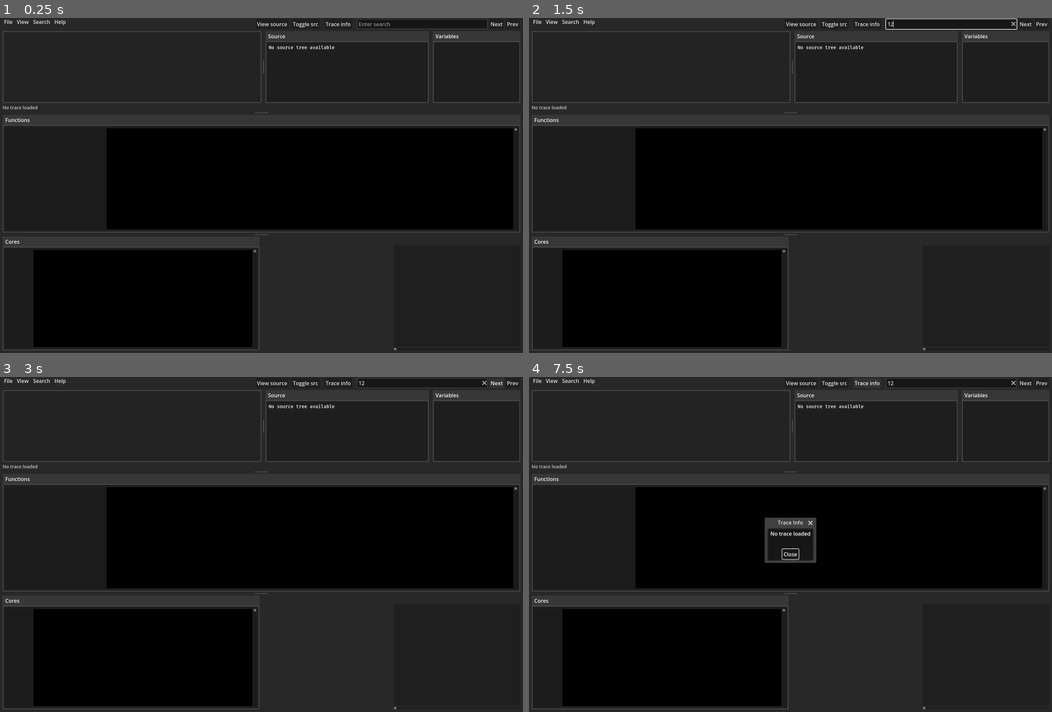
Above: before the commit, frames 1-4 (two rows, left to right).
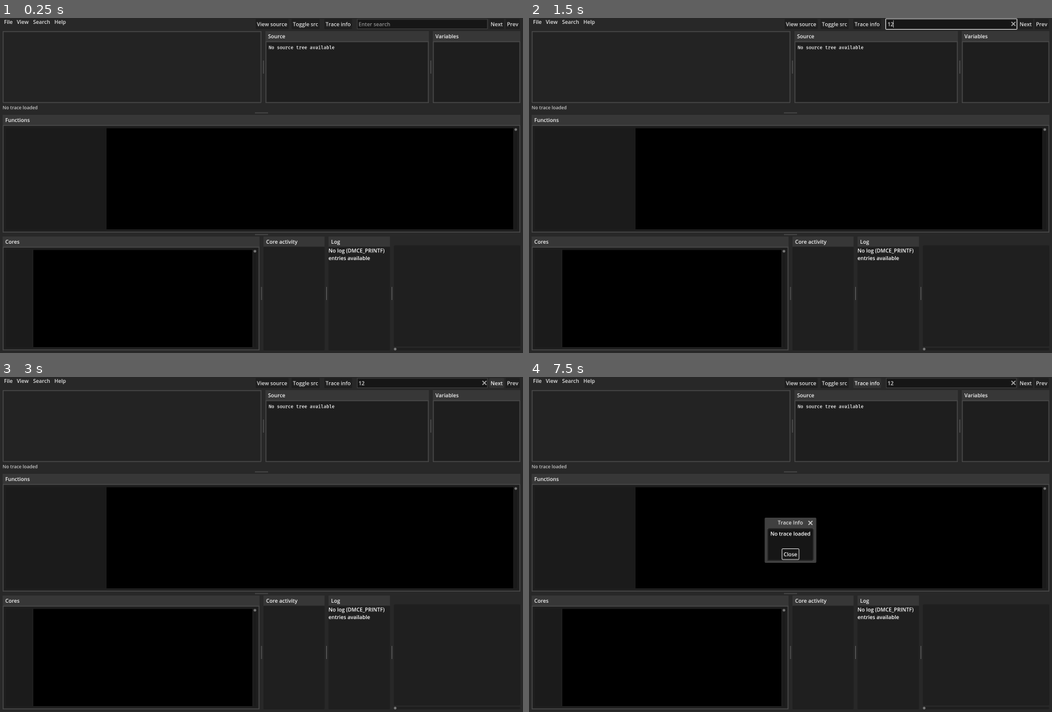
Above: after the commit, the same moments.

Repository: PatrikAAberg/dmce-gui
Game: Godot game, scene res://scene_controller.tscn
Two runs of this game, one before a commit and one after it. Both use one fixed random seed, a clock stepped at 60 frames per second and the inputs below.
Inputs (mouse positions are in pixels of both pictures, inside the frame that each line leads up to):
- Up to frame 1 (0.25 s): no input
- Up to frame 2 (1.5 s): click (748, 336) at 0.52 s; type "Alex" at 0.6 s; click (952, 24) at 0.75 s; type "12" at 0.83 s; click "Next" at 1.25 s
- Up to frame 3 (3 s): click "Next" at 2 s; click "Next" at 2.75 s
- Up to frame 4 (7.5 s): click "Next" at 3.5 s; click "Prev" at 4.25 s; click "Diff prev" at 5 s; click "Diff all" at 5.75 s; click "Prev" at 6.5 s; click "Trace info" at 7.25 s

The runs differ from the first frame. In frame 1, 0.2% of the frame differs, in the area x 49-83%, y 12-85%; in frame 2, 0.2%; in frame 3, 0.2%; in frame 4, 0.2%.
Error before the commit: Invalid access of index '0' on a base object of type: 'Array'. (res://TraceGUI.gd:805)
Error after the commit: Invalid access of index '0' on a base object of type: 'Array'. (res://TraceGUI.gd:821)

Commit message:
trace: Tab for core activity, added log window

Diff:
--- a/dmcetraceGUI/TraceGUI.gd
+++ b/dmcetraceGUI/TraceGUI.gd
@@ -78,6 +78,7 @@
 var FindPrevButton
 var TraceInfoButton
 var ShowSrcButton
+var ShowLogButton
 var re_remove_probe
 var re_get_probenbr
 var TraceViewStart
@@ -110,6 +111,8 @@
 var SrcViewScrollBar
 var SrcPopOutButton
 var HSplitSrcVars
+var LogTabContainer
+var CoreActivityTabContainer
 
 func Activate():
 	Active = true
@@ -671,7 +674,7 @@
 	MovieContainer		= get_node("Background/VSplitTop/VSplitBot/TCMovieHSplitContainer/HistoCoreActivityHSplitContainer/MovieContainer")
 	MovieChart			= get_node("Background/VSplitTop/VSplitBot/TCMovieHSplitContainer/HistoCoreActivityHSplitContainer/MovieContainer/MovieChartContainer/MovieChart")
 	MovieChartContainer	= get_node("Background/VSplitTop/VSplitBot/TCMovieHSplitContainer/HistoCoreActivityHSplitContainer/MovieContainer/MovieChartContainer")
-	CoreActivity		= get_node("Background/VSplitTop/VSplitBot/TCMovieHSplitContainer/HistoCoreActivityHSplitContainer/CoreActivityRichTextLabel")
+	CoreActivity		= get_node("Background/VSplitTop/VSplitBot/TCMovieHSplitContainer/HistoCoreActivityHSplitContainer/LogCoreActivityHSplitContainer/CoreActivityTabContainer/CoreActivityRichTextLabel")
 	MainExtas			= get_node("Background/VSplitTop/VSplitBot/TCMovieHSplitContainer/HistoCoreActivityHSplitContainer")
 	FChart 				= get_node("Background/VSplitTop/VSplitBot/FuncTab/FuncContainer/FuncHBoxContainer/HSplitFNameFChart/FChartPanelTop/FChartPanel/FChart")
 	FMarkers 			= get_node("Background/VSplitTop/VSplitBot/FuncTab/FuncContainer/FuncHBoxContainer/HSplitFNameFChart/FChartPanelTop/FChartPanel/FMarkers")
@@ -698,6 +701,7 @@
 	TraceInfoButton 	= get_node("TraceInfoButton")
 	ShowSrcButton		= get_node("ShowSrcButton")
 	SrcPopOutButton		= get_node("SrcPopOutButton")
+	ShowLogButton		= get_node("ShowLogButton")
 	GenericAcceptDialog	= get_node("GenericAcceptDialog")
 	ShowCurrentTraceInfoDialog = get_node("ShowCurrentTraceInfoDialog")
 	AskForConfirmationDialog = get_node("AskForConfirmationDialog")
@@ -708,6 +712,8 @@
 	LineEditFindAllProbeNumber = get_node("SearchConfirmationDialog/VBoxContainerFindAll/LineEditFindAllProbenumber")
 	TCMovieHSplitContainer = get_node("Background/VSplitTop/VSplitBot/TCMovieHSplitContainer")
 	MainProgressBar = get_node("MainProgressBar")
+	LogTabContainer = get_node("Background/VSplitTop/VSplitBot/TCMovieHSplitContainer/HistoCoreActivityHSplitContainer/LogCoreActivityHSplitContainer/LogTabContainer")
+	CoreActivityTabContainer = get_node("Background/VSplitTop/VSplitBot/TCMovieHSplitContainer/HistoCoreActivityHSplitContainer/LogCoreActivityHSplitContainer/CoreActivityTabContainer")
 	SrcViewScrollBar = SrcView.get_v_scroll_bar()
 
 	re_remove_probe = RegEx.new()
@@ -741,11 +747,14 @@
 	TraceInfoButton.pressed.connect(self._trace_info_button_pressed)
 	ShowSrcButton.pressed.connect(self._show_src_button_pressed)
 	SrcPopOutButton.pressed.connect(self._src_pop_out_button_pressed)
+	ShowLogButton.pressed.connect(self._show_log_button_pressed)
 
 	TChartTab.set_tab_title(0, "Cores")
 	FTab.set_tab_title(0, "Functions")
 	SrcTab.set_tab_title(0, "Source")
 	VarsTab.set_tab_title(0, "Variables")
+	LogTabContainer.set_tab_title(0, "Log")
+	CoreActivityTabContainer.set_tab_title(0, "Core activity")
 
 	MovieChart.Update()
 
@@ -791,6 +800,13 @@
 		VSplitTop = 0
 	_resized()
 
+func _show_log_button_pressed():
+#	if len(Trace) > 0:
+#		ShowLogButton.release_focus()
+	print("Show log!")
+#		self.grab_focus()
+#		ShowCurrentTraceInfoDialog.popup_centered()
+
 func _trace_info_button_pressed():
 	if len(Trace) > 0:
 		TraceInfoButton.release_focus()
@@ -882,6 +898,9 @@
 
 	SrcPopOutButton.position.x = ShowSrcButton.position.x - 110
 	SrcPopOutButton.position.y = 3
+
+	ShowLogButton.position.x = SrcPopOutButton.position.x - 110
+	ShowLogButton.position.y = 3
 
 	VSplitCTop.split_offset = VSplitCTop.size.y * VSplitTop
 	HSplitCTop.split_offset = HSplitCTop.size.x * HSplitTop
@@ -1371,10 +1390,16 @@
 		MovieContainer.visible = true
 
 func _toggle_core_activity():
-	if CoreActivity.visible == true:
-		CoreActivity.visible = false
-	else:
-		CoreActivity.visible = true
+	if CoreActivityTabContainer.visible == true:
+		CoreActivityTabContainer.visible = false
+	else:
+		CoreActivityTabContainer.visible = true
+
+func _toggle_show_log():
+	if LogTabContainer.visible == true:
+		LogTabContainer.visible = false
+	else:
+		LogTabContainer.visible = true
 
 func _toggle_lossless():
 	if LossLess == false:
@@ -1409,6 +1434,9 @@
 	elif id == 7:
 		_toggle_core_activity()
 		MenuView.set_item_checked( 7, not MenuView.is_item_checked(7))
+	elif id == 8:
+		_toggle_show_log()
+		MenuView.set_item_checked( 8, not MenuView.is_item_checked(8))
 
 	# Some final common stuff
 	if CoreActivity.visible || MovieContainer.visible:
--- a/dmcetraceGUI/TraceGUI.tscn
+++ b/dmcetraceGUI/TraceGUI.tscn
@@ -98,6 +98,24 @@
 
 [sub_resource type="StyleBoxFlat" id="StyleBoxFlat_a3unn"]
 bg_color = Color(0, 0, 0, 1)
+
+[sub_resource type="StyleBoxFlat" id="StyleBoxFlat_ofdfa"]
+bg_color = Color(0.215686, 0.215686, 0.215686, 1)
+
+[sub_resource type="StyleBoxFlat" id="StyleBoxFlat_awp5k"]
+bg_color = Color(0.215686, 0.215686, 0.215686, 1)
+
+[sub_resource type="StyleBoxFlat" id="StyleBoxFlat_i6jng"]
+bg_color = Color(0.215686, 0.215686, 0.215686, 1)
+
+[sub_resource type="StyleBoxFlat" id="StyleBoxFlat_ydq80"]
+bg_color = Color(0.215686, 0.215686, 0.215686, 1)
+
+[sub_resource type="StyleBoxFlat" id="StyleBoxFlat_eunkh"]
+bg_color = Color(0.215686, 0.215686, 0.215686, 1)
+
+[sub_resource type="StyleBoxFlat" id="StyleBoxFlat_ulhlh"]
+bg_color = Color(0.215686, 0.215686, 0.215686, 1)
 
 [sub_resource type="StyleBoxFlat" id="StyleBoxFlat_kt5st"]
 bg_color = Color(0.156863, 0.156863, 0.156863, 1)
@@ -170,6 +188,7 @@
 
 [node name="HSplitSrcVars" type="HSplitContainer" parent="Background/VSplitTop/VBoxContainer/myHSplitContainerTop"]
 layout_mode = 2
+theme_override_constants/autohide = 0
 split_offset = 500
 
 [node name="SrcTab" type="TabContainer" parent="Background/VSplitTop/VBoxContainer/myHSplitContainerTop/HSplitSrcVars"]
@@ -284,6 +303,7 @@
 
 [node name="TCMovieHSplitContainer" type="HSplitContainer" parent="Background/VSplitTop/VSplitBot"]
 layout_mode = 2
+theme_override_constants/autohide = 0
 
 [node name="TChartTab" type="TabContainer" parent="Background/VSplitTop/VSplitBot/TCMovieHSplitContainer"]
 custom_minimum_size = Vector2(12, 0)
@@ -328,14 +348,38 @@
 [node name="HistoCoreActivityHSplitContainer" type="HSplitContainer" parent="Background/VSplitTop/VSplitBot/TCMovieHSplitContainer"]
 layout_mode = 2
 size_flags_horizontal = 3
-
-[node name="CoreActivityRichTextLabel" type="RichTextLabel" parent="Background/VSplitTop/VSplitBot/TCMovieHSplitContainer/HistoCoreActivityHSplitContainer"]
+theme_override_constants/autohide = 0
+
+[node name="LogCoreActivityHSplitContainer" type="HSplitContainer" parent="Background/VSplitTop/VSplitBot/TCMovieHSplitContainer/HistoCoreActivityHSplitContainer"]
+layout_mode = 2
+size_flags_horizontal = 3
+theme_override_constants/autohide = 0
+
+[node name="CoreActivityTabContainer" type="TabContainer" parent="Background/VSplitTop/VSplitBot/TCMovieHSplitContainer/HistoCoreActivityHSplitContainer/LogCoreActivityHSplitContainer"]
+layout_mode = 2
+size_flags_horizontal = 3
+theme_override_styles/tab_selected = SubResource("StyleBoxFlat_ofdfa")
+theme_override_styles/tab_unselected = SubResource("StyleBoxFlat_awp5k")
+theme_override_styles/tabbar_background = SubResource("StyleBoxFlat_i6jng")
+
+[node name="CoreActivityRichTextLabel" type="RichTextLabel" parent="Background/VSplitTop/VSplitBot/TCMovieHSplitContainer/HistoCoreActivityHSplitContainer/LogCoreActivityHSplitContainer/CoreActivityTabContainer"]
 layout_mode = 2
 size_flags_horizontal = 3
 bbcode_enabled = true
 autowrap_mode = 0
 meta_underlined = false
 script = ExtResource("7_nh6xr")
+
+[node name="LogTabContainer" type="TabContainer" parent="Background/VSplitTop/VSplitBot/TCMovieHSplitContainer/HistoCoreActivityHSplitContainer/LogCoreActivityHSplitContainer"]
+layout_mode = 2
+size_flags_horizontal = 3
+theme_override_styles/tab_selected = SubResource("StyleBoxFlat_ydq80")
+theme_override_styles/tab_unselected = SubResource("StyleBoxFlat_eunkh")
+theme_override_styles/tabbar_background = SubResource("StyleBoxFlat_ulhlh")
+
+[node name="LogRichTextLabel" type="RichTextLabel" parent="Background/VSplitTop/VSplitBot/TCMovieHSplitContainer/HistoCoreActivityHSplitContainer/LogCoreActivityHSplitContainer/LogTabContainer"]
+layout_mode = 2
+text = "No log (DMCE_PRINTF) entries available"
 
 [node name="MovieContainer" type="VBoxContainer" parent="Background/VSplitTop/VSplitBot/TCMovieHSplitContainer/HistoCoreActivityHSplitContainer"]
 layout_mode = 2
@@ -378,7 +422,7 @@
 item_2/id = 2
 
 [node name="PopupMenuView" type="PopupMenu" parent="MenuBar"]
-item_count = 8
+item_count = 9
 item_0/text = "Show all cores"
 item_0/id = 0
 item_1/text = "Hide all cores"
@@ -403,6 +447,10 @@
 item_7/checkable = 1
 item_7/checked = true
 item_7/id = 7
+item_8/text = "Show log"
+item_8/checkable = 1
+item_8/checked = true
+item_8/id = 8
 
 [node name="PopupMenuSearch" type="PopupMenu" parent="MenuBar"]
 item_count = 2
@@ -487,6 +535,13 @@
 offset_bottom = 8.0
 text = "View source"
 
+[node name="ShowLogButton" type="Button" parent="."]
+visible = false
+layout_mode = 0
+offset_right = 8.0
+offset_bottom = 8.0
+text = "View log"
+
 [node name="ShowCurrentTraceInfoDialog" type="AcceptDialog" parent="."]
 title = "Trace Info"
 theme_override_styles/panel = SubResource("StyleBoxFlat_v6g7g")
--- a/dmcetraceGUI/windows.gd
+++ b/dmcetraceGUI/windows.gd
@@ -28,9 +28,7 @@
 
 func _my_pressed():
 	print("Button pressed ")
-#	$AcceptDialog.popup_centered()
-	get_node("../Background").visible=true
-	self.visible = false
+	$MyWindow.popup_centered()
 
 func _my_id_pressed(id):
 	print("Pressed: ", str(id))
--- a/dmcetraceGUI/windows.tscn
+++ b/dmcetraceGUI/windows.tscn
@@ -179,3 +179,6 @@
 offset_bottom = 464.0
 text = "sadf"
 placeholder_text = "placeholder"
+
+[node name="MyWindow" type="Window" parent="."]
+visible = false
Not shown: 1 places in dmcetraceGUI/TraceGUI.tscn that only renumber resources
